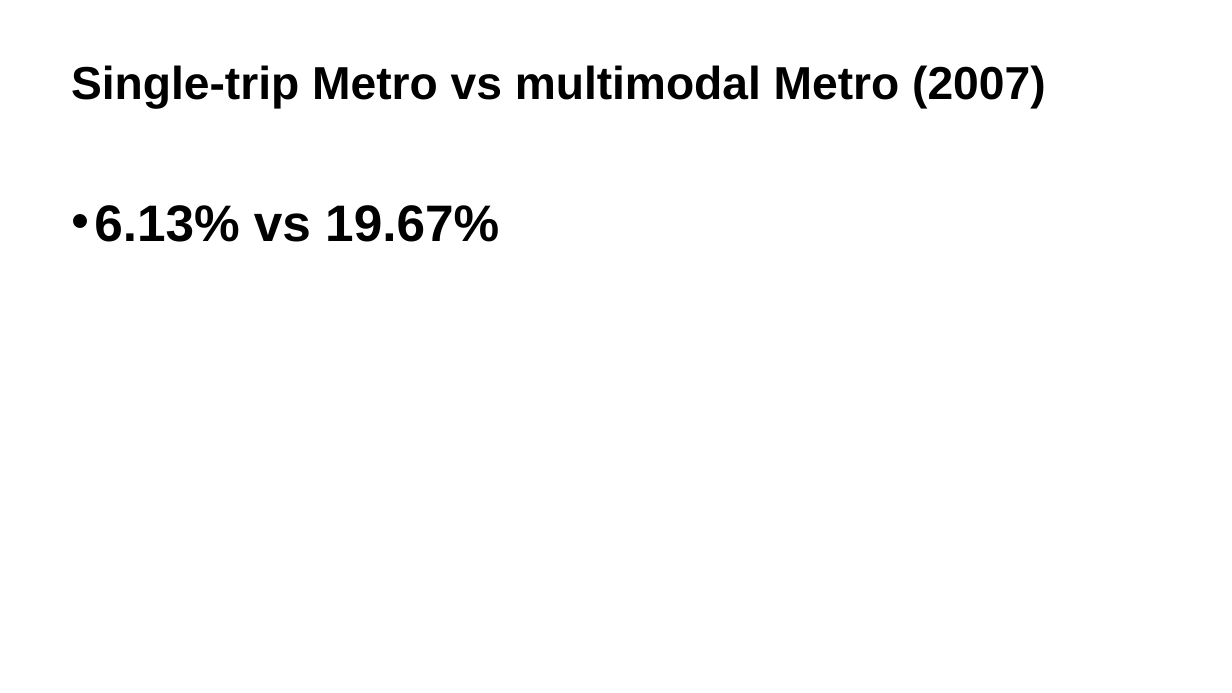
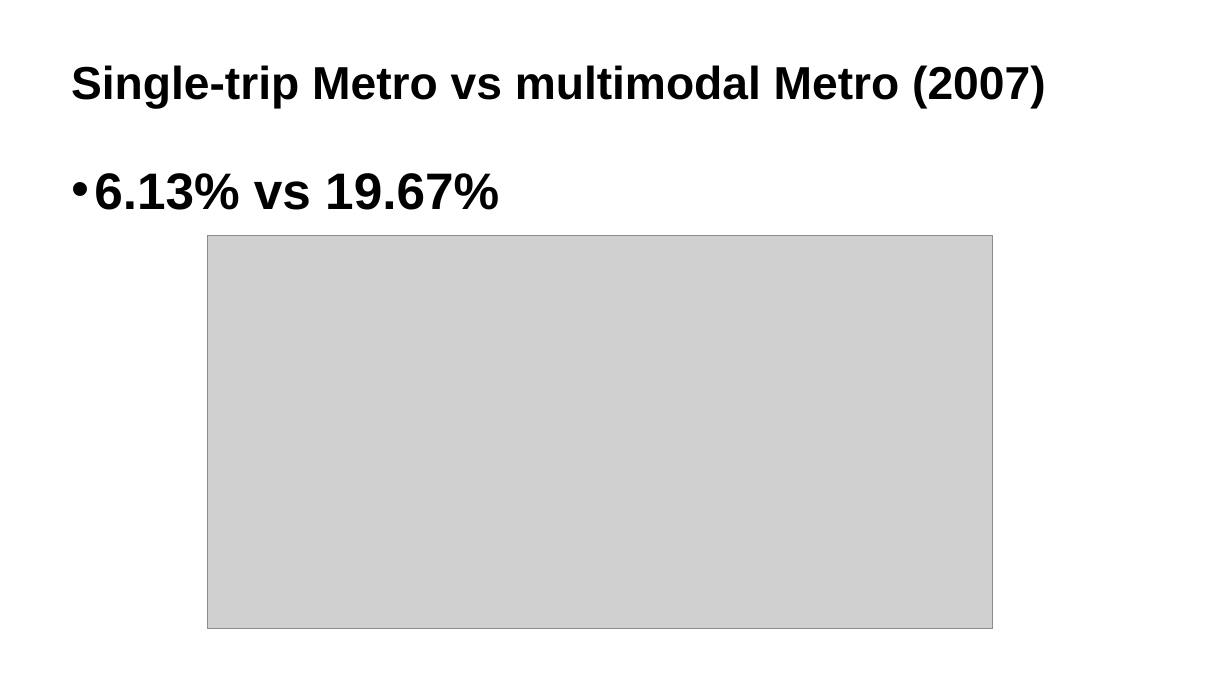
Before and after one commit to zyang91/Mexico-City-survey-comp, a slide deck: slide 4 of mexico city trip compa.pptx. Drawn at 1232x693 pixels with LibreOffice and Linux fonts; fonts in the diff are those of the drawing; grey boxes stand for pictures. Boxes give left, top, right and bottom in pixels: in the first picture for what was removed or moved away, otherwise in the second. Text is boxed around its words. In the diff, an @@ line names an element or a change of style, - is before the commit and + after.

```diff
--- a/mexico city trip compa.pptx
+++ b/mexico city trip compa.pptx
@@ text "6.13% vs 19.67%" moved from (x1=94, y1=205, x2=499, y2=242) to (x1=94, y1=173, x2=499, y2=210) @@
@@ picture added at (x1=208, y1=236, x2=994, y2=628) @@
```
Also in this commit, not shown: 2 other slides changed, 4 slides added, 12 other files.
